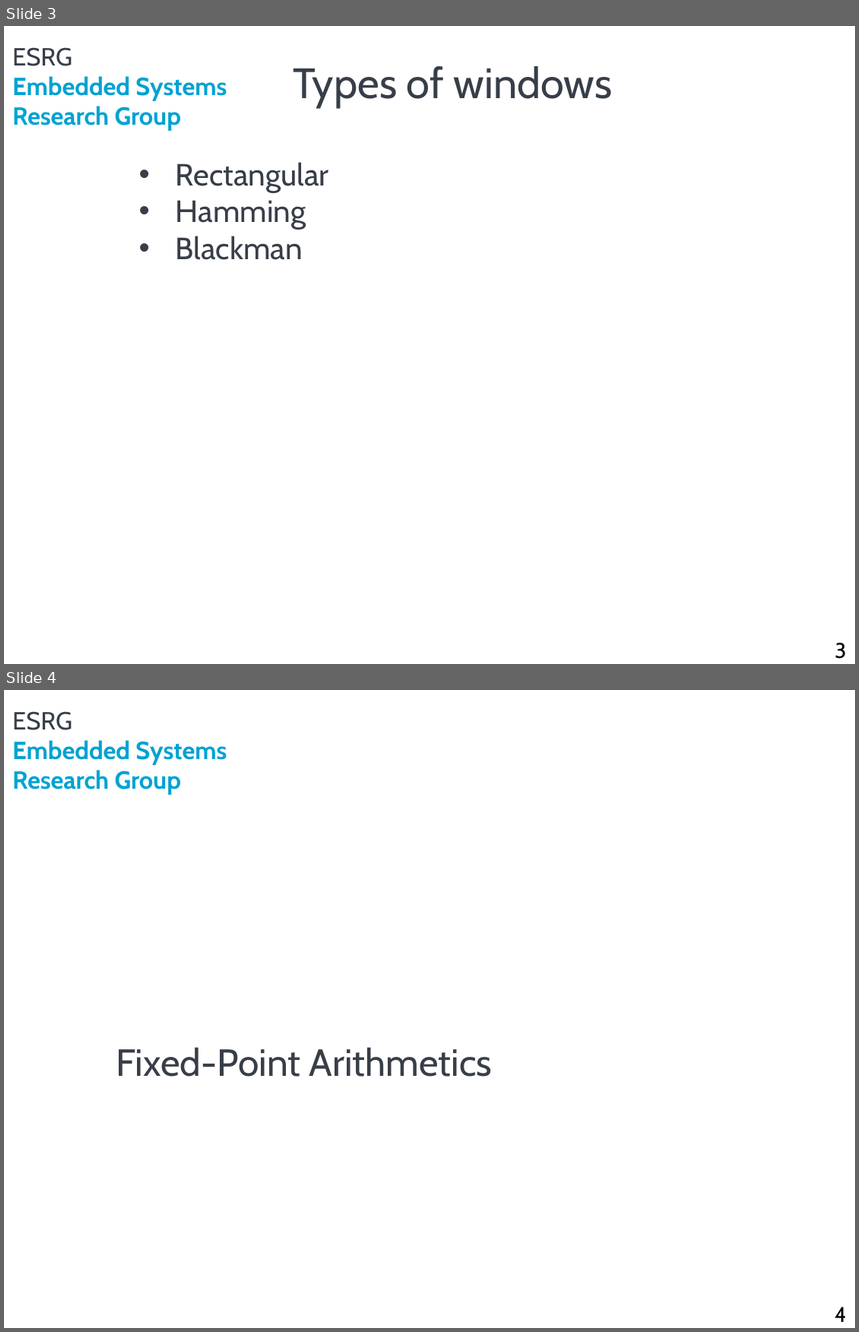
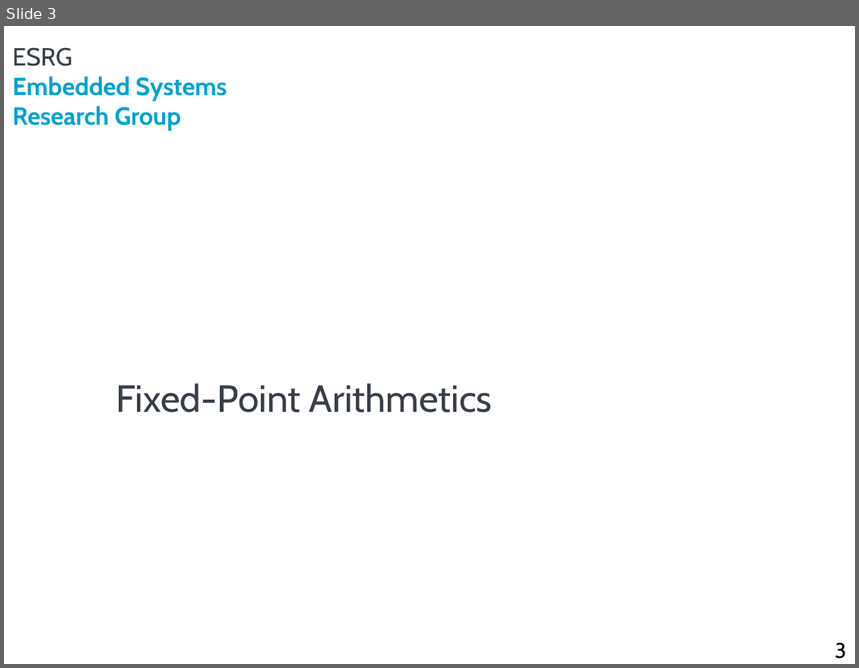
Before and after one commit to ESRGgroup9/oscilloscope_fpga, a slide deck: doc/presentations/project_status_28_3.pptx. Shown one above the other, each under a label of ours: slides 3 and 4 before the commit, slide 3 after it. The pictures are 859x1332 and 859x668 pixels, drawn with LibreOffice and Linux fonts; fonts in the diff are those of the drawing; background and template pictures are left out. Boxes give left, top, right and bottom in pixels: in the first picture for what was removed or moved away, otherwise in the second. Text is boxed around its words. In the diff, an @@ line names an element or a change of style, - is before the commit and + after.

```diff
--- a/doc/presentations/project_status_28_3.pptx
+++ b/doc/presentations/project_status_28_3.pptx
@@ slide 3 removed at (4, 26, 855, 664), background #FFFFFF; not listed: 2 template elements that a slide beside it also shows @@
@@ title removed at (294, 66, 613, 108) @@
-Types of windows
@@ text removed at (176, 162, 329, 260) @@
-• Rectangular
-• Hamming
-• Blackman
@@ page number removed at (835, 643, 846, 659) @@
-3
@@ what was slide 4 is now slide 3 @@
@@ page number at (835, 643, 846, 659): text changed @@
-4
+3
```
Also in this commit, not shown: 2 slides changed, 3 other files.
